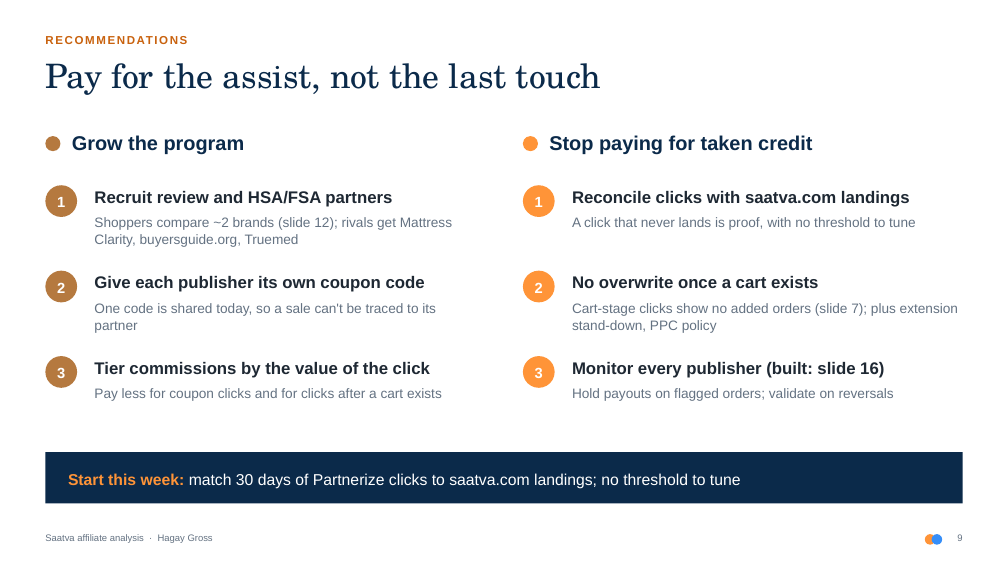
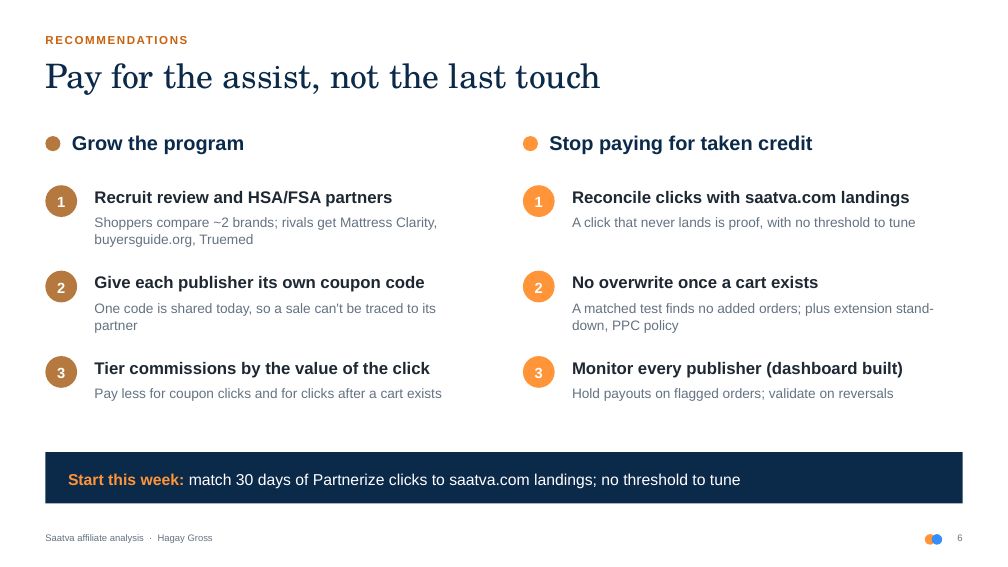
Before and after one commit to Hagaygro/partnerize-assignment, a slide deck: slide 6 of deck/saatva_affiliate_analysis.pptx (slide 9 before the commit). Drawn at 1008x567 pixels with LibreOffice and Linux fonts; fonts in the diff are those of the drawing. Boxes give left, top, right and bottom in pixels: in the first picture for what was removed or moved away, otherwise in the second. Text is boxed around its words. In the diff, an @@ line names an element or a change of style, - is before the commit and + after.

```diff
--- a/deck/saatva_affiliate_analysis.pptx
+++ b/deck/saatva_affiliate_analysis.pptx
@@ text at [94, 217, 437, 247]: text changed @@
-Shoppers compare ~2 brands (slide 12); rivals get Mattress Clarity, buyersguide.org, Truemed
+Shoppers compare ~2 brands; rivals get Mattress Clarity, buyersguide.org, Truemed
@@ text at [572, 303, 934, 333]: text changed @@
-Cart-stage clicks show no added orders (slide 7); plus extension stand-down, PPC policy
+A matched test finds no added orders; plus extension stand-down, PPC policy
@@ text at [572, 362, 903, 378]: text changed @@
-Monitor every publisher (built: slide 16)
+Monitor every publisher (dashboard built)
```
Also in this commit, not shown: 4 other slides changed, 11 slides removed, 4 other files.
